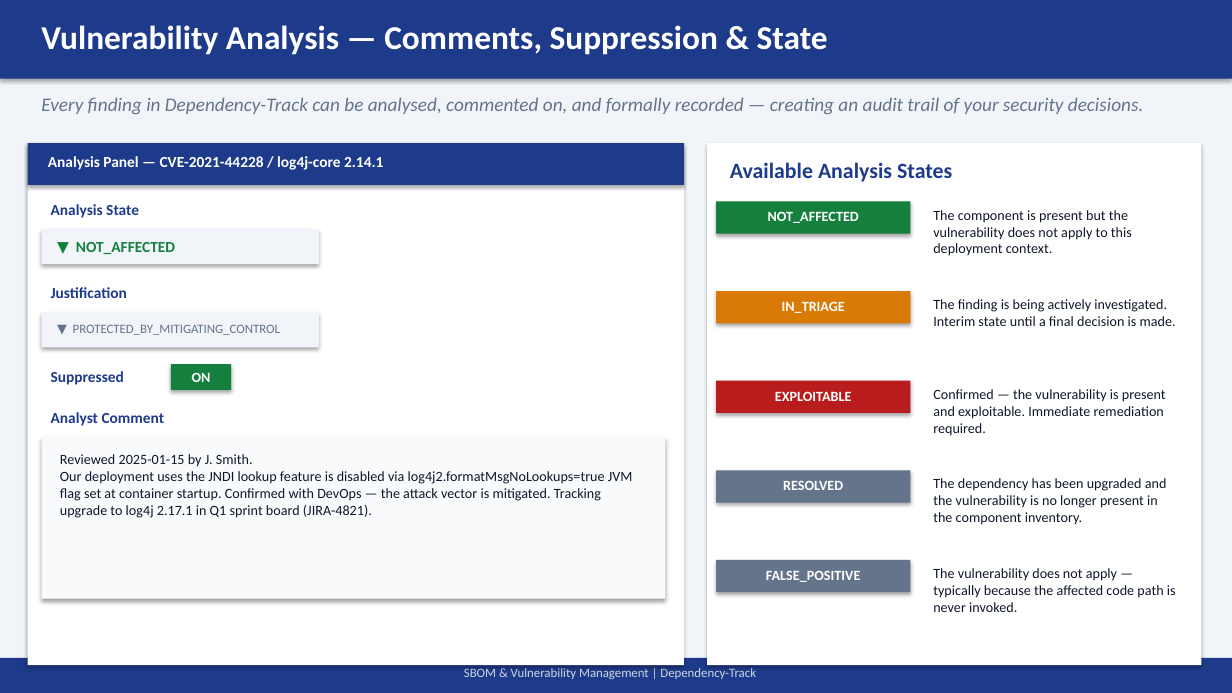
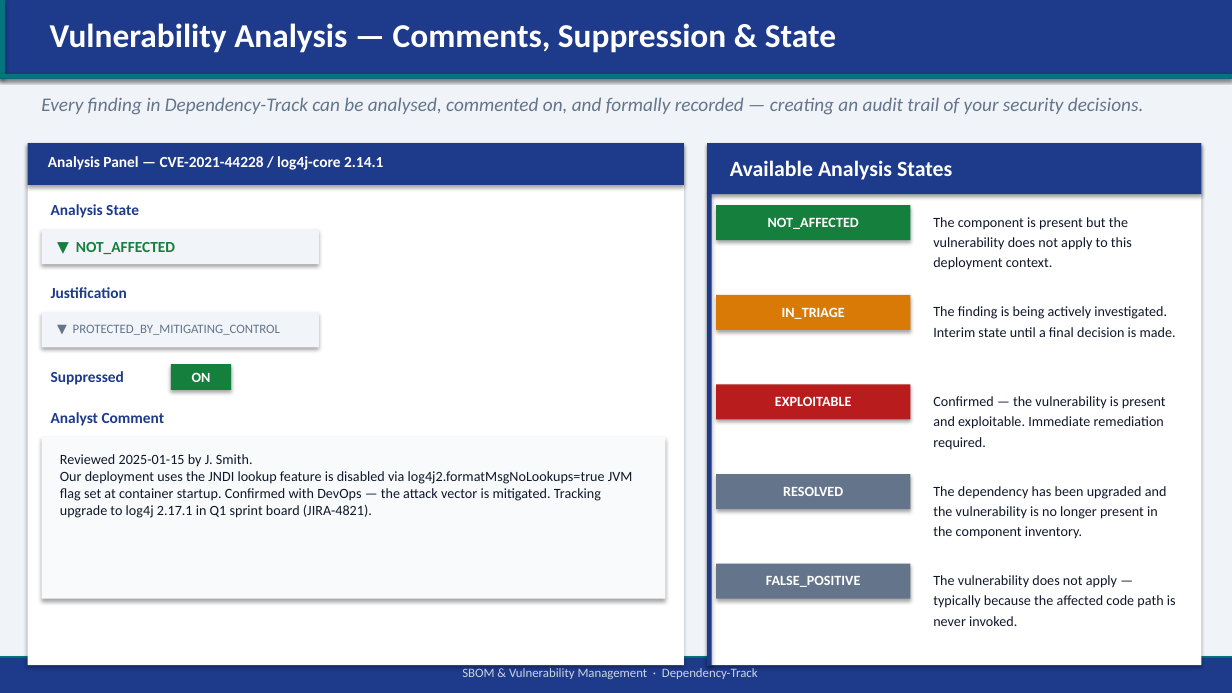
Before and after one commit to duncanlester/sbom-uploader, a slide deck: slide 9 of output/SBOM_DependencyTrack_Presentation.pptx. Drawn at 1232x693 pixels with LibreOffice and Linux fonts; fonts in the diff are those of the drawing. Boxes give left, top, right and bottom in pixels: in the first picture for what was removed or moved away, otherwise in the second. Text is boxed around its words. In the diff, an @@ line names an element or a change of style, - is before the commit and + after.

```diff
--- a/output/SBOM_DependencyTrack_Presentation.pptx
+++ b/output/SBOM_DependencyTrack_Presentation.pptx
@@ rectangle at <box>0,0,1232,693</box>: fill #F1F5F9 to #F0F4F8 @@
@@ rectangle added at <box>0,0,6,79</box>, fill #06747C @@
@@ text "Vulnerability Analysis — Comments, Suppression ...": place and size @@
-text "Vulnerability Analysis — Comments, Suppression ..." at <box>41,25,828,55</box>
+text "Vulnerability Analysis — Comments, Suppression ..." at <box>50,23,836,53</box>
@@ rectangle added at <box>0,74,1232,79</box>, fill #06747C @@
@@ rectangle added at <box>707,143,1202,194</box>, fill #1E3A8A @@
@@ text "Available Analysis States" at <box>730,160,952,180</box>: text colour #1E3A8A to #FFFFFF @@
@@ rectangle added at <box>707,194,712,665</box>, fill #1E3A8A @@
@@ rectangle: place and size @@
-rectangle at <box>716,381,910,413</box>
+rectangle at <box>716,384,910,420</box>
@@ line spacing 1 to 1.2 in 5 elements at <box>933,396,1166,450</box>, <box>933,575,1176,626</box>, <box>933,217,1132,270</box>, <box>933,306,1176,337</box>, <box>933,486,1167,539</box> @@
@@ 5 texts, 4 rectangles: place and size @@
-5 texts, 4 rectangles at <box>716,201,910,592</box>
+5 texts, 4 rectangles at <box>716,205,910,599</box>
@@ rectangle added at <box>0,656,1232,658</box>, fill #06747C @@
@@ text at <box>462,666,758,679</box>: text changed @@
-SBOM & Vulnerability Management | Dependency-Track
+SBOM & Vulnerability Management · Dependency-Track
```
Also in this commit, not shown: 16 other slides changed, 2 other files.
